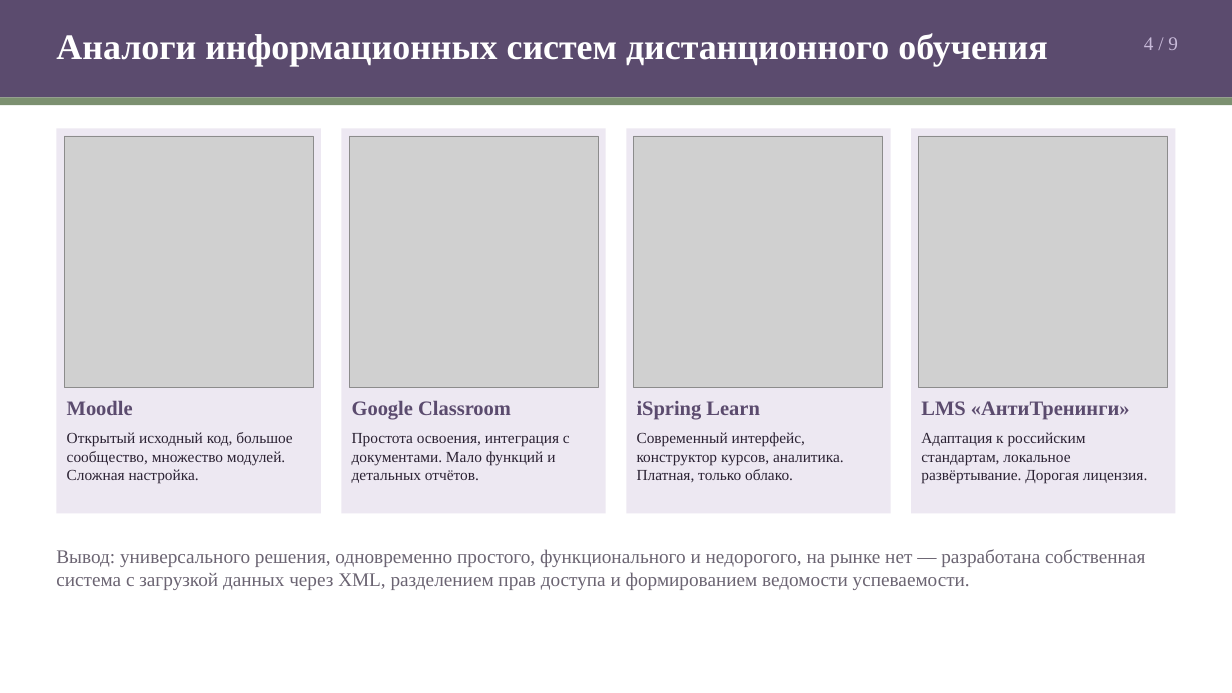
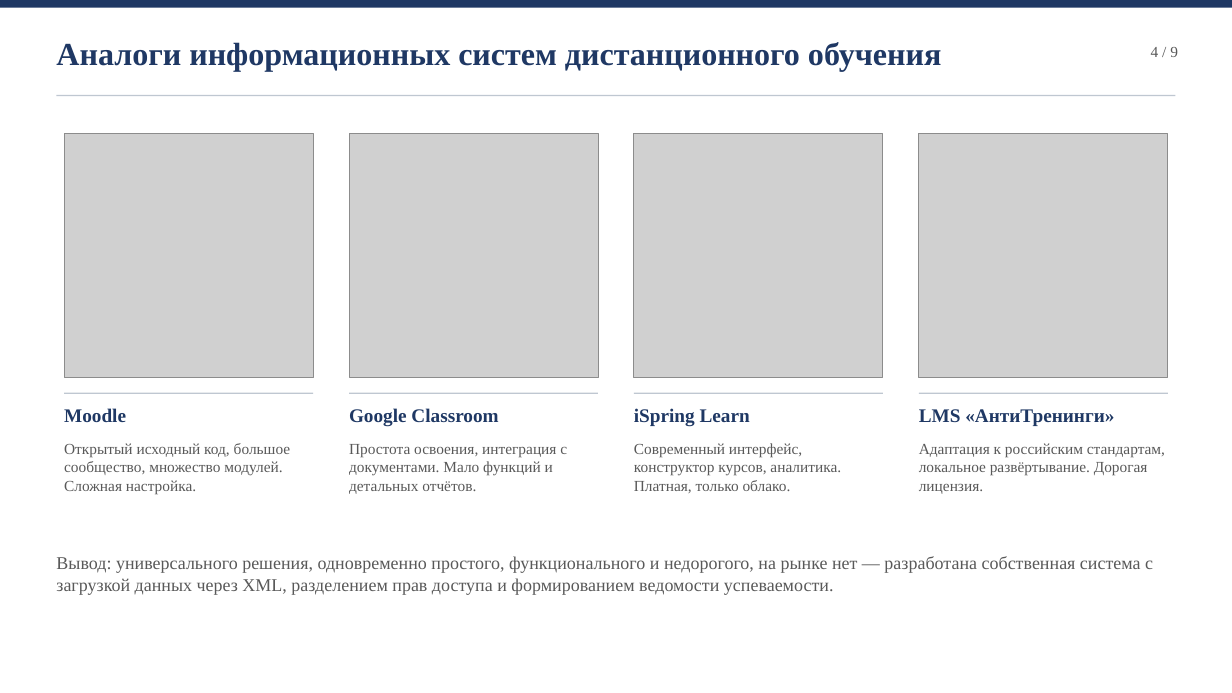
Before and after one commit to CoBa-3325/up03-uchebnye-kursy, a slide deck: slide 4 of Презентация к защите.pptx. Drawn at 1232x693 pixels with LibreOffice and Linux fonts; fonts in the diff are those of the drawing; grey boxes stand for pictures. Boxes give left, top, right and bottom in pixels: in the first picture for what was removed or moved away, otherwise in the second. Text is boxed around its words. In the diff, an @@ line names an element or a change of style, - is before the commit and + after.

Commit message:
Строгое академическое оформление презентации
- новая палитра: тёмно-синий, белый, серый; убраны цветные плашки
- заголовки слайдов: тонкая линия сверху, линейка под заголовком, номер серым
- титул и финальный слайд: линейная композиция без заливок
- слайд 2: акцентная вертикальная линия вместо плашки
- слайд 4: карточки аналогов без заливки, тонкие рамки у снимков
- слайд 6: таблица нарисована фигурами — ровная сетка без стилевых текстур
- слайд 7: тонкие линейки вместо плашек
- слайд 8: кадр-постер видео заменён скриншотом интерфейса
- слайд 3: увеличен кегль и интервалы, слайд заполнен равномерно

```diff
--- a/Презентация к защите.pptx
+++ b/Презентация к защите.pptx
@@ rectangle: place and size @@
-rectangle at (0, 0, 1232, 98)
+rectangle at (0, 0, 1232, 7)
@@ rectangle at (0, 0, 1232, 7): fill #5B4B6E to #1F3864 @@
@@ text "Аналоги информационных систем дистанционного обучения": place and size @@
-text "Аналоги информационных систем дистанционного обучения" at (56, 33, 1047, 66)
+text "Аналоги информационных систем дистанционного обучения" at (56, 42, 941, 72)
@@ text "Аналоги информационных систем дистанционного обучения" at (56, 42, 941, 72): size 28 to 25 pt, text colour #FFFFFF to #1F3864 @@
@@ text "4 / 9": place and size @@
-text "4 / 9" at (1144, 37, 1178, 50)
+text "4 / 9" at (1151, 47, 1178, 57)
@@ text "4 / 9" at (1151, 47, 1178, 57): size 15 to 12 pt, text colour #C9BBDA to #595959 @@
@@ rectangle: place and size @@
-rectangle at (0, 98, 1232, 105)
+rectangle at (56, 95, 1176, 96)
@@ rectangle at (56, 95, 1176, 96): fill #7C9070 to #BFC7D1 @@
@@ rectangle removed at (56, 128, 321, 514) @@
@@ picture: place and size @@
-picture at (64, 136, 312, 387)
+picture at (64, 133, 312, 377)
@@ rectangle removed at (341, 128, 605, 514) @@
@@ picture: place and size @@
-picture at (349, 136, 598, 387)
+picture at (349, 133, 598, 377)
@@ rectangle removed at (627, 128, 891, 514) @@
@@ picture: place and size @@
-picture at (634, 136, 883, 387)
+picture at (634, 133, 883, 377)
@@ rectangle removed at (911, 128, 1176, 514) @@
@@ picture: place and size @@
-picture at (919, 136, 1167, 387)
+picture at (919, 133, 1167, 377)
@@ text "Moodle": place and size @@
-text "Moodle" at (67, 401, 133, 415)
+text "Moodle" at (64, 408, 126, 422)
@@ rectangle added at (64, 393, 312, 394), fill #BFC7D1 @@
@@ text "Google Classroom": place and size @@
-text "Google Classroom" at (352, 401, 511, 420)
+text "Google Classroom" at (349, 408, 498, 426)
@@ rectangle added at (349, 393, 598, 394), fill #BFC7D1 @@
@@ text "iSpring Learn": place and size @@
-text "iSpring Learn" at (637, 401, 759, 420)
+text "iSpring Learn" at (634, 408, 750, 426)
@@ rectangle added at (634, 393, 883, 394), fill #BFC7D1 @@
@@ size 16 to 15 pt, text colour #5B4B6E to #1F3864 in 4 elements at (64, 408, 126, 422), (349, 408, 498, 426), (634, 408, 750, 426), (919, 409, 1114, 426) @@
@@ text "LMS «АнтиТренинги»": place and size @@
-text "LMS «АнтиТренинги»" at (921, 401, 1130, 420)
+text "LMS «АнтиТренинги»" at (919, 409, 1114, 426)
@@ rectangle added at (919, 393, 1167, 394), fill #BFC7D1 @@
@@ text "Открытый исходный код, большое сообщество, ...": place and size @@
-text "Открытый исходный код, большое сообщество, ..." at (67, 432, 293, 484)
+text "Открытый исходный код, большое сообщество, ..." at (64, 443, 291, 495)
@@ text "Простота освоения, интеграция с документами. ...": place and size @@
-text "Простота освоения, интеграция с документами. ..." at (352, 433, 570, 483)
+text "Простота освоения, интеграция с документами. ..." at (349, 444, 567, 494)
@@ text "Современный интерфейс, конструктор курсов, аналитика. ...": place and size @@
-text "Современный интерфейс, конструктор курсов, аналитика. ..." at (637, 432, 844, 482)
+text "Современный интерфейс, конструктор курсов, аналитика. ..." at (634, 443, 841, 493)
@@ text colour #2B2233 to #595959 in 4 elements at (64, 443, 291, 495), (349, 444, 567, 494), (634, 443, 841, 493), (919, 443, 1165, 494) @@
@@ text "Адаптация к российским стандартам, локальное ...": place and size @@
-text "Адаптация к российским стандартам, локальное ..." at (921, 432, 1147, 484)
+text "Адаптация к российским стандартам, локальное ..." at (919, 443, 1165, 494)
@@ text "Вывод: универсального решения, одновременно простого, ...": place and size @@
-text "Вывод: универсального решения, одновременно простого, ..." at (56, 549, 1145, 590)
+text "Вывод: универсального решения, одновременно простого, ..." at (56, 556, 1153, 595)
@@ text "Вывод: универсального решения, одновременно простого, ..." at (56, 556, 1153, 595): size 15 to 14 pt, text colour #6B6472 to #595959 @@
```
Also in this commit, not shown: 8 other slides changed.
